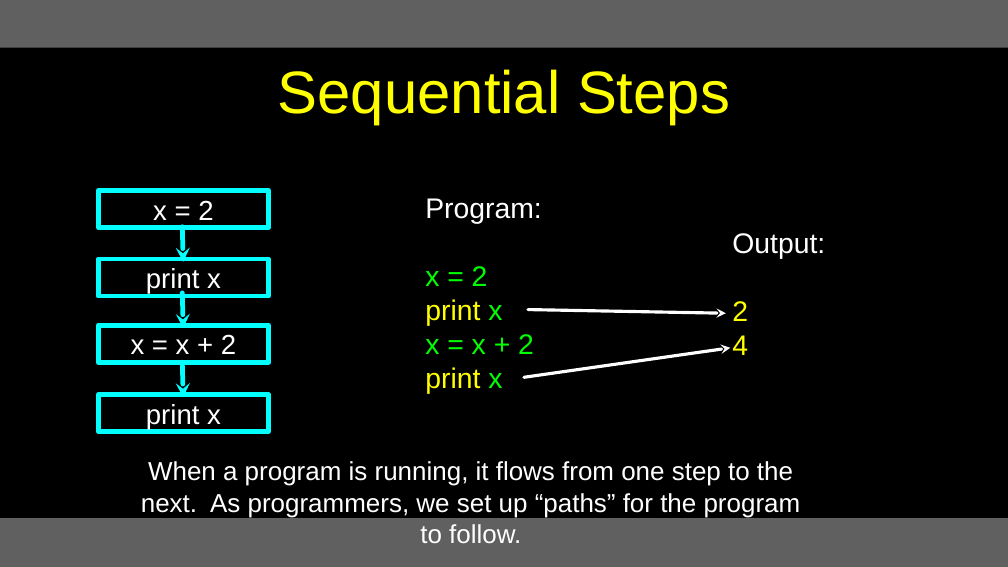
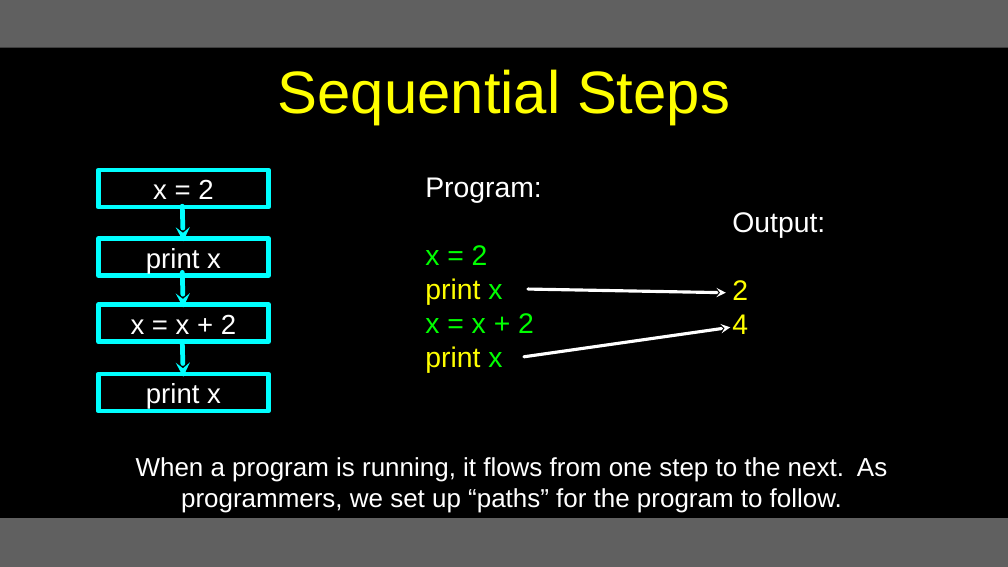
Before and after one commit to csev/py4e, a slide deck: slide 39 of lectures3/Pythonlearn-01-Intro.pptx (slide 40 before the commit). Drawn at 1008x567 pixels with LibreOffice and Linux fonts; fonts in the diff are those of the drawing. Boxes give left, top, right and bottom in pixels: in the first picture for what was removed or moved away, otherwise in the second. Text is boxed around its words. In the diff, an @@ line names an element or a change of style, - is before the commit and + after.

```diff
--- a/lectures3/Pythonlearn-01-Intro.pptx
+++ b/lectures3/Pythonlearn-01-Intro.pptx
@@ 5 arrows, 4 rectangles, 2 texts moved together from (x1=99, y1=190, x2=825, y2=431) to (x1=99, y1=170, x2=825, y2=411) @@
@@ text "When a program is running, ..." rewrapped from (x1=141, y1=461, x2=801, y2=543) to (x1=136, y1=457, x2=887, y2=513) @@
```
Also in this commit, not shown: 7 other slides changed, 1 slide removed.
